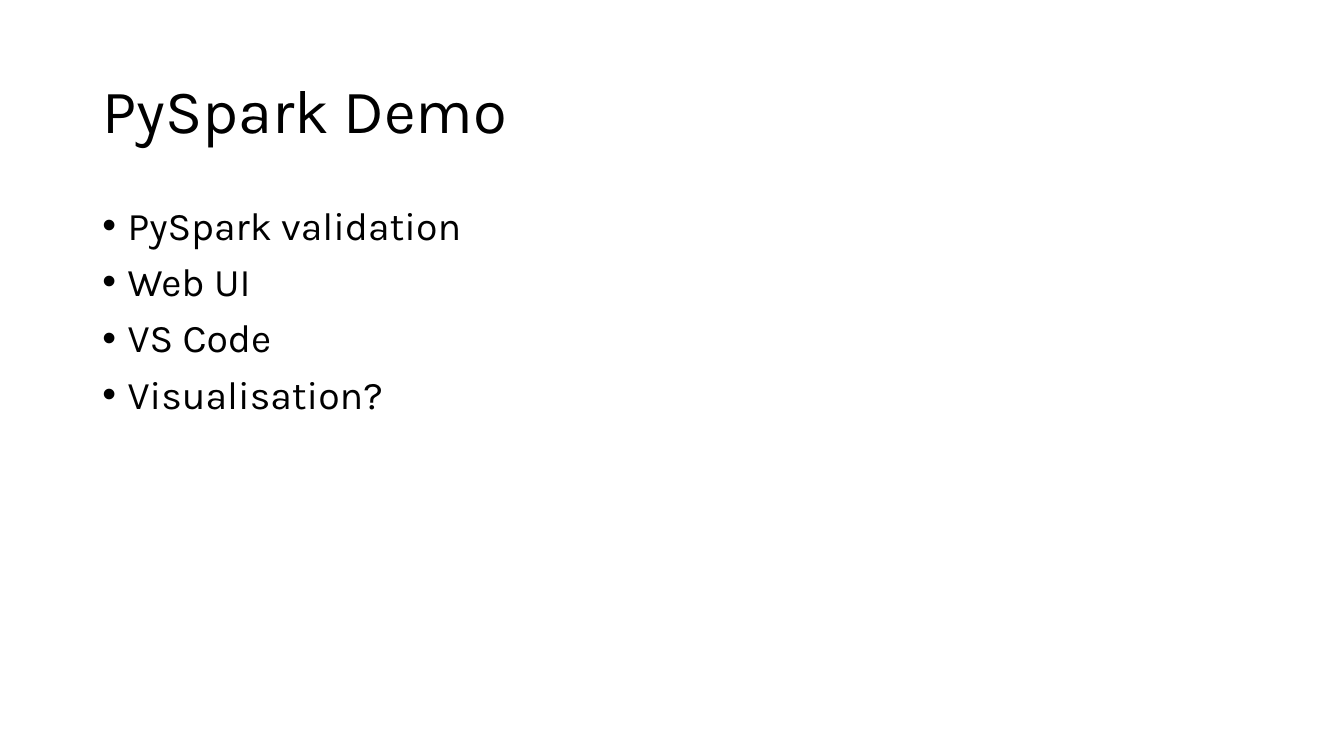
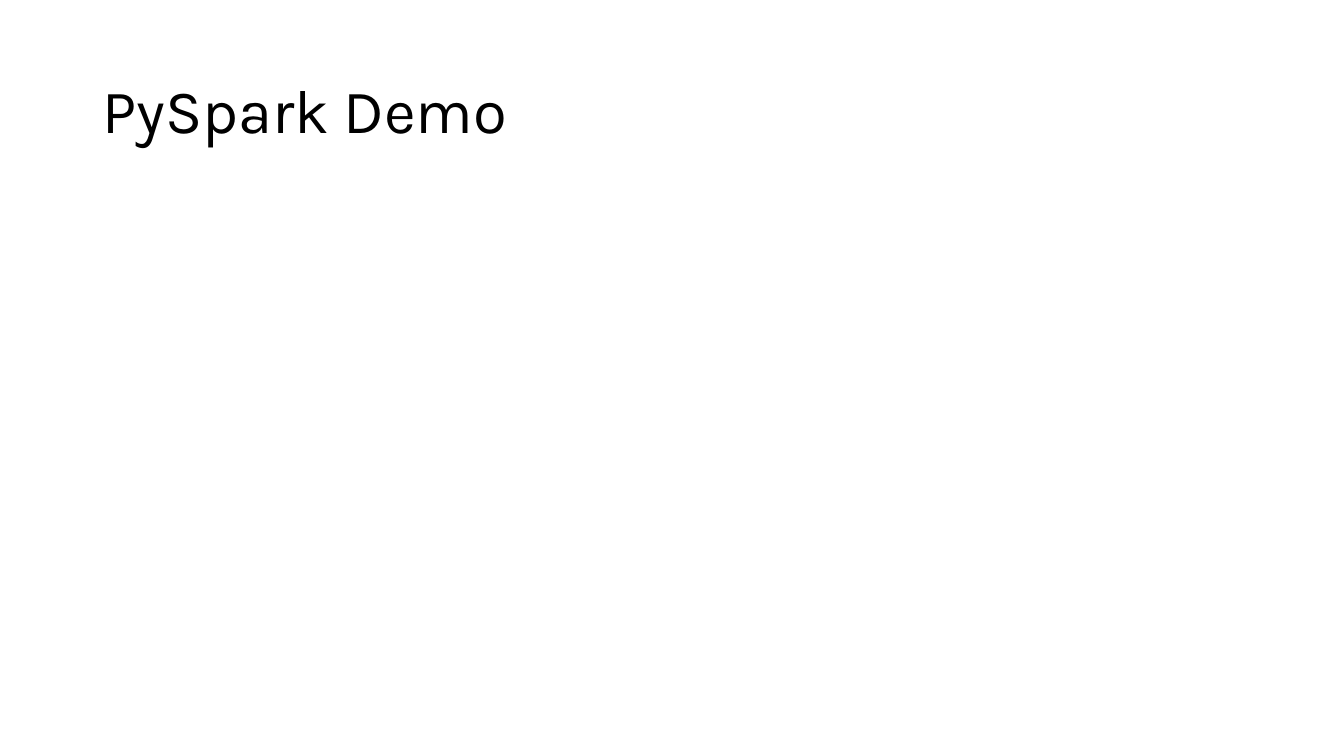
Before and after one commit to phil-a10/Talks, a slide deck: slide 44 of Data Engineering Using Free Tools/Learn Data Engineering For Free.pptx. Drawn at 1344x756 pixels with LibreOffice and Linux fonts; fonts in the diff are those of the drawing. Boxes give left, top, right and bottom in pixels: in the first picture for what was removed or moved away, otherwise in the second. Text is boxed around its words. In the diff, an @@ line names an element or a change of style, - is before the commit and + after.

```diff
--- a/Data Engineering Using Free Tools/Learn Data Engineering For Free.pptx
+++ b/Data Engineering Using Free Tools/Learn Data Engineering For Free.pptx
@@ text removed at box(128, 213, 461, 410) @@
-• PySpark validation
-• Web UI
-• VS Code
-• Visualisation?
```
Also in this commit, not shown: 2 other slides changed, 1 slide added, 1 other file.
